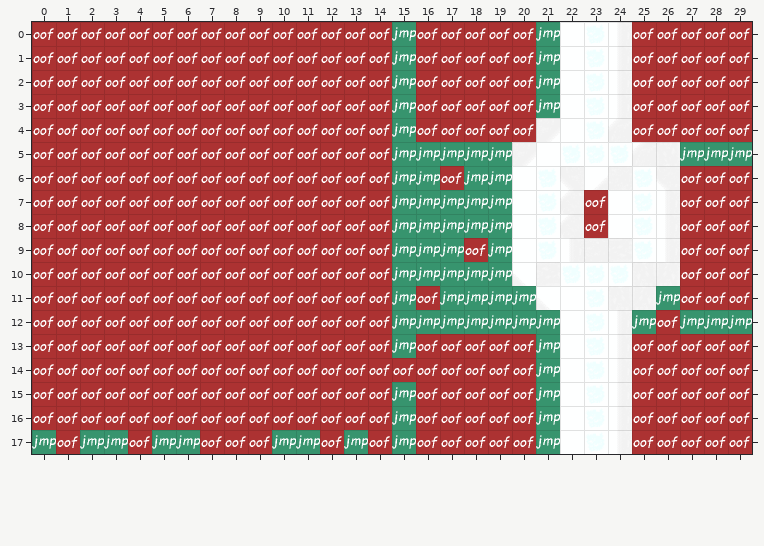
Two versions of a level (Tiled map, Assets/Maps/RR_01.tmx). The picture above is the old version.
Cells are 64x64 px. Shown: x 0..29, y 0..17. The commit also replaced the tileset; all pictures use the new one.
Now the later version:
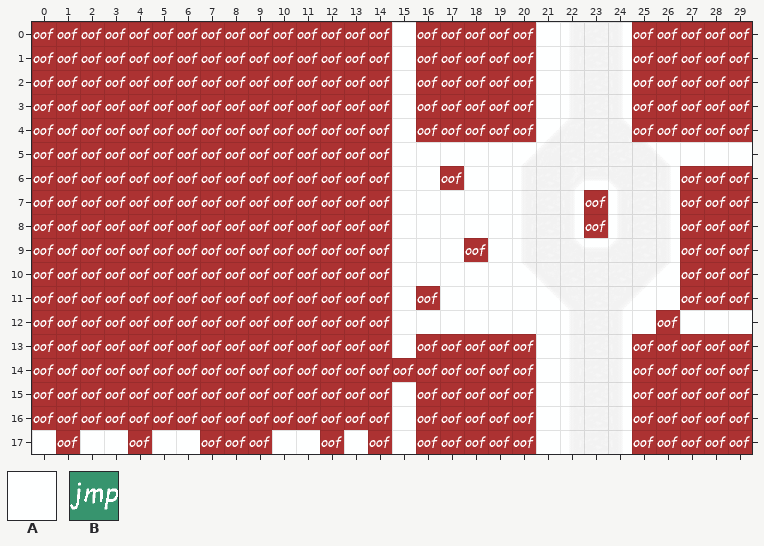
Key: from "BackgroundTileset": A 0; from "SpecialTileset": B 1.
_ is an empty cell.
Tiles replaced or removed in this view: B.
Changes in this commit:
Changed rows in their new state; . is an unchanged cell.
Layer "Background":
first column x 0:
 0 ...............A.....A........
 1 ...............A.....A........
 2 ...............A.....A........
 3 ...............A.....A........
 4 ...............A..............
 5 ...............AAAAA.......AAA
 6 ...............AA.AA..........
 7 ...............AAAAA..........
 8 ...............AAAAA..........
 9 ...............AAA.A..........
10 ...............AAAAA..........
11 ...............A.AAAA.....A...
12 ...............AAAAAAA...A.AAA
13 ...............A.....A........
14 .....................A........
15 ...............A.....A........
16 ...............A.....A........
17 A.AA.AA...AA.A.A.....A........
